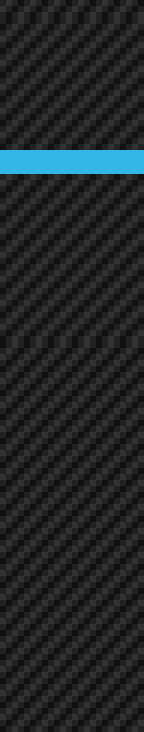
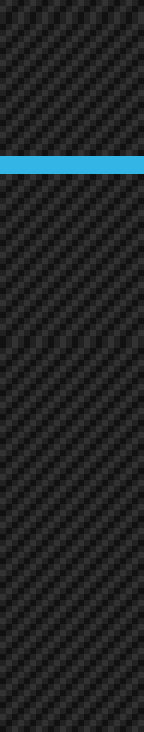
Revision of a layered 144 x 732 image; what changed, layer by layer:
painted on "tab_hover.png" over [0,150,144,156]
